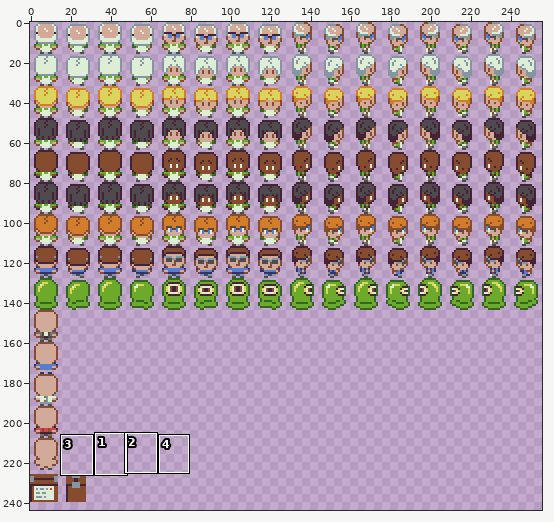
Sprite sheet, stored at core/assets/images/sprites/characters.png. The first picture is a wide view before the edit; the outline marks the close-up.
Close-up. The starting point:
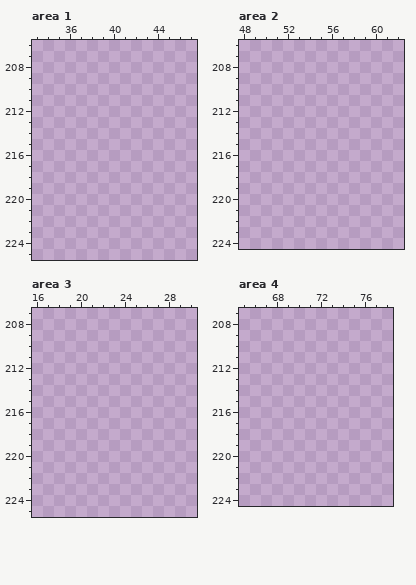
The file is 256x256 pixels. Shown: area 1: x 33..47, y 206..225; area 2: x 48..62, y 206..224; area 3: x 16..30, y 207..225; area 4: x 65..78, y 207..224. The wide view leaves out empty margins. The commit also changed other parts of the picture, which this record leaves out.
New version:
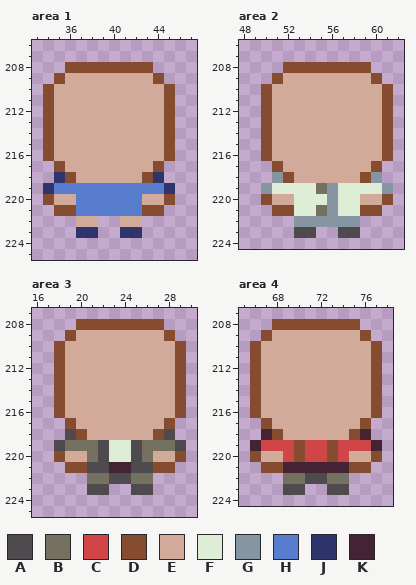
Palette (. is transparent): A #4e4a4e  B #757161  C #d04648  D #854c30  E #d2aa99  F #deeed6  G #8595a1  H #597dce  J #30346d  K #442434
Edits made:
Area 1:
The edit adds colour D in row 208 at x 36 to 43; in row 209 at x 35 and 44; in rows 210 to 216 at x 34 and 45; in row 217 at x 35 and 44; in row 218 at x 36 and 43; in row 220 at x 34 and 45.
The edit adds colour D in row 221 at x 35 to 36 and 43 to 44.
The edit adds colour E in row 209 at x 36 to 43; in rows 210 to 216 at x 35 to 44; in row 217 at x 36 to 43; in row 218 at x 37 to 42; in row 220 at x 35 to 36 and 43 to 44; in row 222 at x 37 to 38 and 41 to 42.
The edit adds colour H in row 219 at x 35 to 44; in rows 220 to 221 at x 37 to 42.
The edit adds colour J in row 218 at x 35 and 44; in row 219 at x 34 and 45; in row 223 at x 37 to 38 and 41 to 42.
Area 2:
The edit adds colour A in row 223 at x 53 to 54 and 57 to 58.
The edit adds colour B in row 219 at x 55; in row 221 at x 55.
The edit adds colour D in row 208 at x 52 to 59; in row 209 at x 51 and 60; in rows 210 to 216 at x 50 and 61; in row 217 at x 51 and 60; in row 218 at x 52 and 59; in row 220 at x 50 and 61.
The edit adds colour D in row 221 at x 51 to 52 and 59 to 60.
The edit adds colour E in row 209 at x 52 to 59; in rows 210 to 216 at x 51 to 60; in row 217 at x 52 to 59; in row 218 at x 53 to 58; in row 220 at x 51 to 52 and 59 to 60.
The edit adds colour F in row 219 at x 51 to 54 and 57 to 60; in row 220 at x 53 to 55 and 57 to 58; in row 221 at x 53 to 54 and 57 to 58.
The edit adds colour G in row 218 at x 51 and 60; in row 219 at x 50, 56 and 61; in rows 220 to 221 at x 56; in row 222 at x 53 to 58.
Area 3:
The edit adds colour A in row 218 at x 19 and 28; in row 219 at x 18, 22, 25 and 29; in row 220 at x 22 and 25; in row 221 at x 21 to 22 and 25 to 26; in row 222 at x 23 to 24; in row 223 at x 21 to 22 and 25 to 26.
The edit adds colour B in row 219 at x 19 to 21 and 26 to 28; in row 220 at x 21 and 26; in row 222 at x 21 to 22 and 25 to 26.
The edit adds colour D in row 208 at x 20 to 27; in row 209 at x 19 and 28; in rows 210 to 216 at x 18 and 29; in row 217 at x 19 and 28; in row 218 at x 20 and 27; in row 220 at x 18 and 29.
The edit adds colour D in row 221 at x 19 to 20 and 27 to 28.
The edit adds colour E in row 209 at x 20 to 27; in rows 210 to 216 at x 19 to 28; in row 217 at x 20 to 27; in row 218 at x 21 to 26; in row 220 at x 19 to 20 and 27 to 28.
The edit adds colour F in rows 219 to 220 at x 23 to 24.
The edit adds colour K in row 221 at x 23 to 24.
Area 4:
The edit adds colour A in row 222 at x 71 to 72; in row 223 at x 69 to 70 and 73 to 74.
The edit adds colour B in row 222 at x 69 to 70 and 73 to 74.
The edit adds colour C in row 219 at x 67 to 69, 71 to 72 and 74 to 76; in row 220 at x 69, 71 to 72 and 74.
The edit adds colour D in row 208 at x 68 to 75; in row 209 at x 67 and 76; in rows 210 to 216 at x 66 and 77; in row 217 at x 67 and 76; in row 218 at x 68 and 75; in row 219 at x 70 and 73.
The edit adds colour D in row 220 at x 66, 70, 73 and 77; in row 221 at x 67 to 68 and 75 to 76.
The edit adds colour E in row 209 at x 68 to 75; in rows 210 to 216 at x 67 to 76; in row 217 at x 68 to 75; in row 218 at x 69 to 74; in row 220 at x 67 to 68 and 75 to 76.
The edit adds colour K in row 218 at x 67 and 76; in row 219 at x 66 and 77; in row 221 at x 69 to 74.
Boxes around the changes in both close-ups, in picture pixels (x1, y1, x2, y2):
added: (43, 62, 175, 238)
added: (261, 62, 393, 238)
added: (54, 319, 186, 495)
added: (250, 319, 382, 495)
